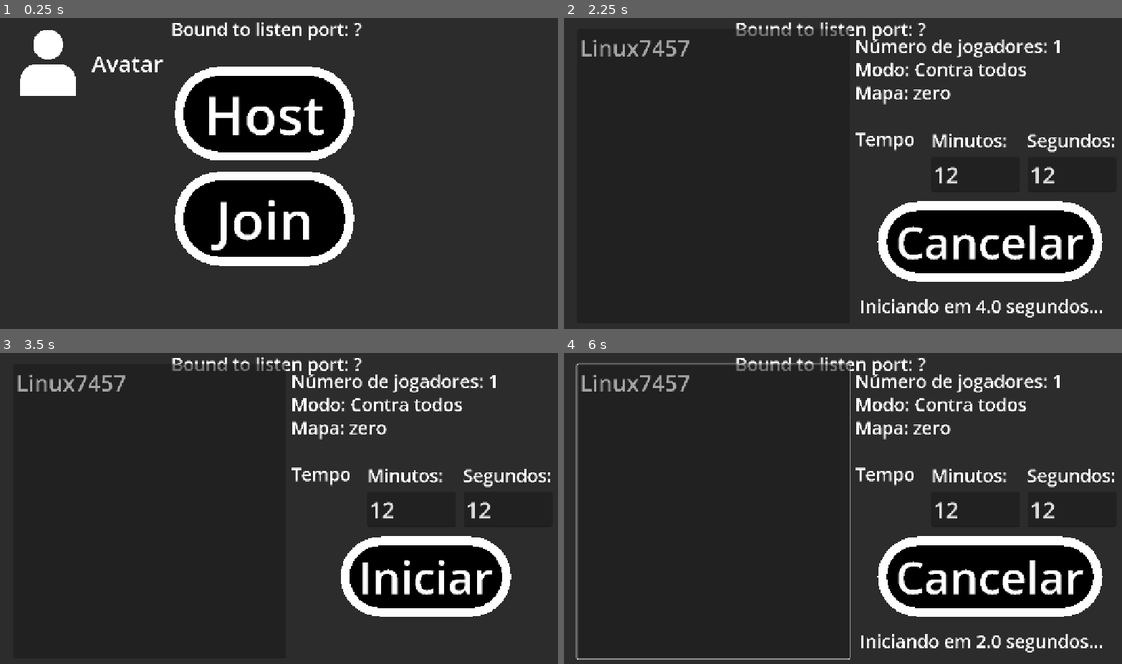
Above: before the commit, frames 1-4 (two rows, left to right).
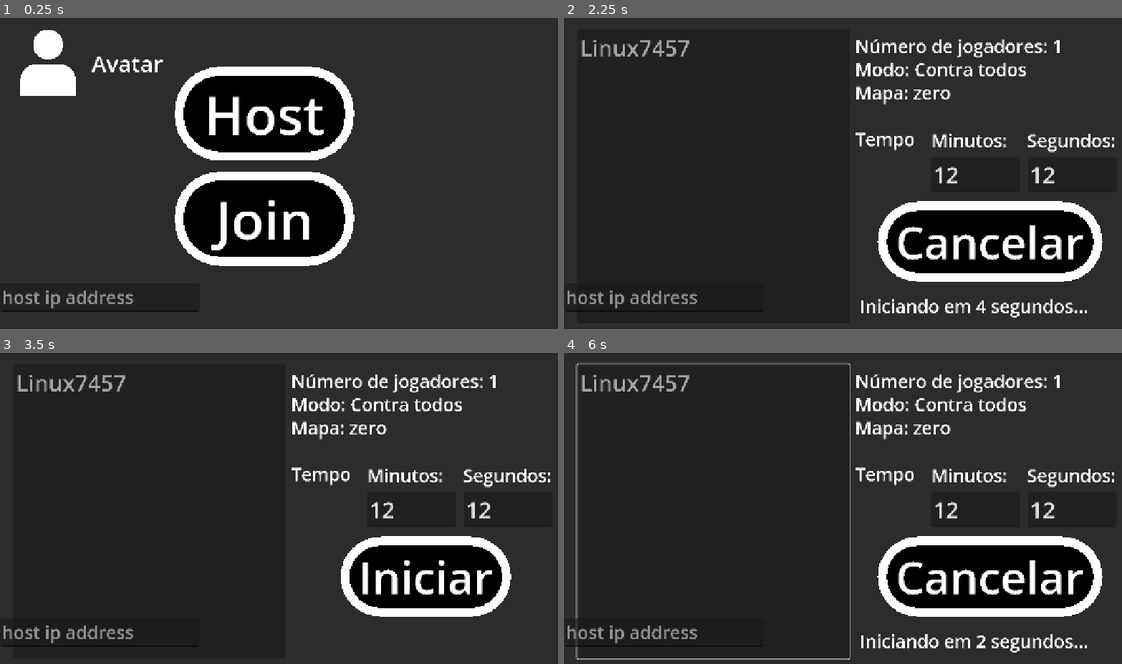
Above: after the commit, the same moments.

Repository: ruanv0/shots_circles
Game: Godot game, scene res://hub.tscn
Same seed, same stepped clock (60 frames per second), same inputs: the game is played once before the commit and once after it.
Inputs (mouse positions are in pixels of both pictures, inside the frame that each line leads up to):
- Up to frame 1 (0.25 s): no input
- Up to frame 2 (2.25 s): click "Host" at 0.5 s; click (976, 173) at 1.27 s; type "12" at 1.35 s; click (1071, 173) at 1.5 s; type "12" at 1.58 s; click "Iniciar" at 2 s
- Up to frame 3 (3.5 s): click "Cancelar" at 2.75 s
- Up to frame 4 (6 s): click "Iniciar" at 3.5 s; tap Enter at 4.25 s; move the mouse to (976, 492) at 4.27 s; click (976, 492) at 4.42 s; type "Tempo" at 5 s; tap Space at 5.75 s; drag from (736, 527) to (820, 573) at 5.77 s

The runs differ from the first frame. In frame 1, 1.2% of the frame differs, in the area x 0-65%, y 1-95%; in frame 2, 1.5%; in frame 3, 1.0%; in frame 4, 1.6%, in the area x 0-97%, y 1-97%.
Error after the commit: Out of bounds get index '1' (on base: 'PackedStringArray') (res://hub.gd:19)

Commit message:
2025.07.01.0

Diff:
--- a/character.gd
+++ b/character.gd
@@ -148,7 +148,6 @@
 			break
 
 
-@rpc("call_local", "any_peer")
 func terminar():
 	$collision_shape.set_deferred("disabled", 1)
 	if is_multiplayer_authority():
@@ -178,10 +177,10 @@
 	$timer0.start()
 
 
-@rpc("call_local", "any_peer")
+@rpc("call_local")
 func terminar_():
-	$"../../multiplayer_menu".visible = 1
 	$"..".queue_free()
+	$"../../multiplayer_menu".visible = true
 
 
 func _on_finish_timer_timeout():
--- a/character.tscn
+++ b/character.tscn
@@ -154,11 +154,11 @@
 offset_top = 120.0
 offset_right = 597.0
 offset_bottom = 720.0
+theme_override_colors/guide_color = Color(1, 1, 1, 1)
+theme_override_colors/font_outline_color = Color(1, 1, 1, 1)
+theme_override_colors/font_selected_color = Color(1, 1, 1, 1)
+theme_override_colors/font_hovered_color = Color(1, 1, 1, 1)
 theme_override_colors/font_color = Color(1, 1, 1, 1)
-theme_override_colors/font_hovered_color = Color(1, 1, 1, 1)
-theme_override_colors/font_selected_color = Color(1, 1, 1, 1)
-theme_override_colors/font_outline_color = Color(1, 1, 1, 1)
-theme_override_colors/guide_color = Color(1, 1, 1, 1)
 theme_override_font_sizes/font_size = 80
 theme_override_styles/panel = SubResource("StyleBoxEmpty_pmwch")
 
@@ -168,11 +168,11 @@
 offset_top = 120.0
 offset_right = 1410.0
 offset_bottom = 720.0
+theme_override_colors/guide_color = Color(1, 1, 1, 1)
+theme_override_colors/font_outline_color = Color(1, 1, 1, 1)
+theme_override_colors/font_selected_color = Color(1, 1, 1, 1)
+theme_override_colors/font_hovered_color = Color(1, 1, 1, 1)
 theme_override_colors/font_color = Color(1, 1, 1, 1)
-theme_override_colors/font_hovered_color = Color(1, 1, 1, 1)
-theme_override_colors/font_selected_color = Color(1, 1, 1, 1)
-theme_override_colors/font_outline_color = Color(1, 1, 1, 1)
-theme_override_colors/guide_color = Color(1, 1, 1, 1)
 theme_override_font_sizes/font_size = 80
 theme_override_styles/panel = SubResource("StyleBoxEmpty_0r1ry")
 
--- a/hub.gd
+++ b/hub.gd
@@ -1,8 +1,9 @@
 extends Node2D
 
 
-var host
 var avatar_pressed = -1
+var ip_address: String
+var host = false
 
 
 func _ready():
@@ -10,14 +11,18 @@
 	$host.position.y = ((get_viewport_rect().size.y - 250) * 0.5) / 2
 	$join.position.x = (get_viewport_rect().size.x - 500) / 2
 	$join.position.y = ((get_viewport_rect().size.y - 250) * 1.5) / 2
-	#$server_browser.setup_broadcast()
+	for ip in IP.get_local_addresses():
+		if ip != "127.0.0.1" and ip.count(".") == 3:
+			ip_address = ip
+			break
+	$your_ip_address.text = ip_address
+	$host_ip_address.text = ip_address.split(".")[0] + "." + ip_address.split(".")[1] + "." + ip_address.split(".")[2] + "."
 
 
 func _on_host_pressed():
+	$multiplayer_menu.visible = true
 	host = true
-	$multiplayer_menu.visible = true
-	print($multiplayer_menu.visible)
-	$multiplayer_menu.host_game()
+	$multiplayer_menu.host_game(host)
 	$host.visible = false
 	$join.visible = false
 	$avatar.visible = false
@@ -25,9 +30,8 @@
 
 
 func _on_join_pressed():
-	host = false
 	$multiplayer_menu.visible = true
-	$multiplayer_menu.host_game()
+	$multiplayer_menu.host_game(false)
 	$host.visible = false
 	$join.visible = false
 	$avatar.visible = false
--- a/hub.tscn
+++ b/hub.tscn
@@ -1,8 +1,7 @@
-[gd_scene load_steps=13 format=3 uid="uid://3ow5m0minlt2"]
+[gd_scene load_steps=12 format=3 uid="uid://3ow5m0minlt2"]
 
-[ext_resource type="Script" path="res://hub.gd" id="1_p106a"]
+[ext_resource type="Script" uid="uid://ccksy768j568l" path="res://hub.gd" id="1_p106a"]
 [ext_resource type="Texture2D" uid="uid://cgdn7qj8ykm6" path="res://avatar_normal.png" id="2_kt6ty"]
-[ext_resource type="Script" path="res://server_browser.gd" id="3_dvvyh"]
 [ext_resource type="PackedScene" uid="uid://dvhwxhu7xcdm" path="res://multiplayer_menu.tscn" id="4_fwqlr"]
 
 [sub_resource type="StyleBoxFlat" id="StyleBoxFlat_pudd0"]
@@ -80,16 +79,16 @@
 script = ExtResource("1_p106a")
 
 [node name="host" type="Button" parent="."]
-offset_left = 420.0
+offset_left = 440.0
 offset_top = 149.0
-offset_right = 820.0
+offset_right = 840.0
 offset_bottom = 359.0
 theme_override_colors/font_hover_pressed_color = Color(1, 1, 1, 1)
 theme_override_colors/font_hover_color = Color(1, 1, 1, 1)
+theme_override_colors/font_outline_color = Color(1, 1, 1, 1)
+theme_override_colors/font_color = Color(1, 1, 1, 1)
+theme_override_colors/font_focus_color = Color(1, 1, 1, 1)
 theme_override_colors/font_pressed_color = Color(1, 1, 1, 1)
-theme_override_colors/font_focus_color = Color(1, 1, 1, 1)
-theme_override_colors/font_color = Color(1, 1, 1, 1)
-theme_override_colors/font_outline_color = Color(1, 1, 1, 1)
 theme_override_font_sizes/font_size = 120
 theme_override_styles/focus = SubResource("StyleBoxFlat_pudd0")
 theme_override_styles/hover = SubResource("StyleBoxFlat_jlpum")
@@ -98,16 +97,16 @@
 text = "Host"
 
 [node name="join" type="Button" parent="."]
-offset_left = 432.0
+offset_left = 440.0
 offset_top = 376.0
-offset_right = 832.0
+offset_right = 840.0
 offset_bottom = 586.0
 theme_override_colors/font_hover_pressed_color = Color(1, 1, 1, 1)
 theme_override_colors/font_hover_color = Color(1, 1, 1, 1)
+theme_override_colors/font_outline_color = Color(1, 1, 1, 1)
+theme_override_colors/font_color = Color(1, 1, 1, 1)
+theme_override_colors/font_focus_color = Color(1, 1, 1, 1)
 theme_override_colors/font_pressed_color = Color(1, 1, 1, 1)
-theme_override_colors/font_focus_color = Color(1, 1, 1, 1)
-theme_override_colors/font_color = Color(1, 1, 1, 1)
-theme_override_colors/font_outline_color = Color(1, 1, 1, 1)
 theme_override_font_sizes/font_size = 120
 theme_override_styles/focus = SubResource("StyleBoxFlat_qdmn2")
 theme_override_styles/hover = SubResource("StyleBoxFlat_gmjeq")
@@ -129,27 +128,23 @@
 theme_override_font_sizes/font_size = 50
 text = "Avatar"
 
-[node name="server_browser" type="Control" parent="."]
-layout_mode = 3
-anchors_preset = 0
-offset_right = 40.0
-offset_bottom = 40.0
-script = ExtResource("3_dvvyh")
-
-[node name="broadcast_timer" type="Timer" parent="server_browser"]
-
-[node name="Label" type="Label" parent="server_browser"]
-layout_mode = 0
-offset_left = 382.0
-offset_top = 6.0
-offset_right = 422.0
-offset_bottom = 29.0
-theme_override_font_sizes/font_size = 40
-text = "Bound to listen port: ?"
-
 [node name="multiplayer_menu" parent="." instance=ExtResource("4_fwqlr")]
 visible = false
 
+[node name="host_ip_address" type="LineEdit" parent="."]
+offset_top = 602.0
+offset_right = 445.0
+offset_bottom = 665.0
+theme_override_font_sizes/font_size = 40
+placeholder_text = "host ip address"
+
+[node name="your_ip_address" type="Label" parent="."]
+custom_minimum_size = Vector2(0.025, 0)
+offset_top = 665.0
+offset_right = 298.0
+offset_bottom = 720.0
+theme_override_font_sizes/font_size = 40
+text = "your ip address"
+
 [connection signal="pressed" from="host" to="." method="_on_host_pressed"]
 [connection signal="pressed" from="join" to="." method="_on_join_pressed"]
-[connection signal="timeout" from="server_browser/broadcast_timer" to="server_browser" method="_on_broadcast_timer_timeout"]
--- a/multiplayer_menu.gd
+++ b/multiplayer_menu.gd
@@ -1,7 +1,6 @@
 extends Control
 
 
-var host
 var connected_peer_ids = []
 var peer_colors = []
 var peer_names = []
@@ -12,9 +11,8 @@
 	pass
 
 
-func host_game() -> void:
-	host = $"..".host
-	if host:
+func host_game(is_host: bool) -> void:
+	if is_host:
 		var peer = ENetMultiplayerPeer.new()
 		peer.create_server(54822)
 		multiplayer.multiplayer_peer = peer
@@ -24,13 +22,13 @@
 				add_previously_connected_players.rpc_id(new_peer_id, connected_peer_ids, peer_colors, peer_names)
 				add_myself.rpc_id(new_peer_id, new_peer_id)
 		)
-		$iniciar.visible = 1
-		$tempo_host.visible = 1
-	elif not host:
+		$iniciar.visible = true
+		$tempo_host.visible = true
+	elif not is_host:
 		var peer = ENetMultiplayerPeer.new()
-		peer.create_client("127.0.0.1", 54822)
+		peer.create_client($"../host_ip_address".text, 54822)
 		multiplayer.multiplayer_peer = peer
-		$tempo_client.visible = 1
+		$tempo_client.visible = true
 		$tempo_client.text = "Tempo:" + str(floori(tempo / 60.0)) + ":" + str(tempo % 60)
 
 
@@ -73,27 +71,29 @@
 
 func _process(_delta):
 	if $iniciando.visible:
-		$iniciando.text = "Iniciando em " + str(floor($timer.time_left)) + " segundos..."
+		$iniciando.text = "Iniciando em " + str(floori($timer.time_left)) + " segundos..."
 
 
 @rpc("call_local")
 func carregar():
 	add_sibling(load("res://zero.tscn").instantiate())
 	$"../zero/game_timer".start(tempo)
-	$iniciando.visible = 0
-	$cancelar.visible = 0
-	$iniciar.visible = 1
+	$iniciando.visible = false
+	if $"..".host:
+		$cancelar.visible = false
+		$iniciar.visible = true
+	visible = false
 
 
 @rpc("call_local")
 func iniciar():
-	$iniciando.visible = 1
+	$iniciando.visible = true
 	$timer.start()
 
 
 @rpc("call_local")
 func cancelar():
-	$iniciando.visible = 0
+	$iniciando.visible = false
 	$timer.stop()
 
 
@@ -119,14 +119,14 @@
 func _on_iniciar_pressed():
 	time_text()
 	iniciar.rpc()
-	$iniciar.visible = 0
-	$cancelar.visible = 1
+	$iniciar.visible = false
+	$cancelar.visible = true
 
 
 func _on_cancelar_pressed():
 	cancelar.rpc()
-	$iniciar.visible = 1
-	$cancelar.visible = 0
+	$iniciar.visible = true
+	$cancelar.visible = false
 
 
 @rpc("call_remote")
--- a/player_info.gd
+++ b/player_info.gd
@@ -8,36 +8,35 @@
 
 
 func save():
-  var save_dict = {
-    "language": language,
-    "user_name": user_name,
-    "cor": cor
-  }
-  var file = FileAccess.open(save_path, FileAccess.WRITE)
-  var json_string = JSON.stringify(save_dict)
-  file.store_line(json_string)
+	var save_dict = {
+		"language": language,
+		"user_name": user_name,
+		"cor": cor
+	}
+	var file = FileAccess.open(save_path, FileAccess.WRITE)
+	var json_string = JSON.stringify(save_dict)
+	file.store_line(json_string)
 
 
 
 func load_data():
-  var file = FileAccess.open(save_path, FileAccess.READ)
-  while file.get_position() < file.get_length():
-    var json_string = file.get_line()
-    var json = JSON.new()
-    json.parse(json_string)
-    var node_data = json.get_data()
-    language = node_data["language"]
-    cor = int(node_data["cor"])
-    user_name = node_data["user_name"]
-
+	var file = FileAccess.open(save_path, FileAccess.READ)
+	while file.get_position() < file.get_length():
+		var json_string = file.get_line()
+		var json = JSON.new()
+		json.parse(json_string)
+		var node_data = json.get_data()
+		language = node_data["language"]
+		cor = int(node_data["cor"])
+		user_name = node_data["user_name"]
 
 
 func _ready():
-  if not FileAccess.file_exists(save_path):
-    var random = RandomNumberGenerator.new().randi_range(0, 9999)
-    language = OS.get_locale_language()
-    cor = 0
-    user_name = OS.get_name() + str(random)
-    save()
-  else:
-    load_data()
+	if not FileAccess.file_exists(save_path):
+		var random = RandomNumberGenerator.new().randi_range(0, 9999)
+		language = OS.get_locale_language()
+		cor = 0
+		user_name = OS.get_name() + str(random)
+		save()
+	else:
+		load_data()
--- a/project.godot
+++ b/project.godot
@@ -12,7 +12,7 @@
 
 config/name="tiro_circulos"
 run/main_scene="res://hub.tscn"
-config/features=PackedStringArray("4.3", "GL Compatibility")
+config/features=PackedStringArray("4.4", "GL Compatibility")
 config/icon="res://background.png"
 
 [autoload]
@@ -23,6 +23,7 @@
 
 window/size/viewport_width=1280
 window/size/viewport_height=720
+window/size/mode=2
 window/stretch/mode="canvas_items"
 
 [filesystem]
--- a/server_browser.gd
+++ /dev/null
@@ -1,76 +0,0 @@
-extends Control
-
-
-signal found_server
-signal server_removed
-
-var broadcast_timer : Timer
-var room_info = {"name": "", "player_count": 0}
-var broadcaster : PacketPeerUDP
-var listener : PacketPeerUDP
-@export var broadcast_port : int = 54823
-@export var broadcast_address : String = "192.168.100.255"
-@export var listen_port : int = 54822
-
-# Called when the node enters the scene tree for the first time.
-func _ready() -> void:
-	#broadcast_timer = $broadcast_timer
-	#setup()
-	pass
-
-
-"""func _process(delta: float) -> void:
-	if listener.get_available_packet_count() > 0:
-		var serverip = listener.get_packet_ip()
-		var serverport = listener.get_packet_port()
-		var bytes = listener.get_packet()
-		var data = bytes.get_string_from_utf8()
-		room_info = JSON.parse_string(data)
-		print("serverip -> ", serverip)
-		print("serverport -> ", serverport)
-		print("room_info -> ", room_info)"""
-
-
-func setup() -> void:
-	listener = PacketPeerUDP.new()
-	var ok = listener.bind(listen_port)
-	if ok == OK:
-		print("Bound to listen port " + str(listen_port) + " successful.")
-	else:
-		print("Failed to bind to listen port " + str(listen_port) + ".")
-
-
-func setup_broadcast():
-	room_info.name = player_info.user_name
-	room_info.player_count = len($"../multiplayer_menu".connected_peer_ids)
-	broadcaster = PacketPeerUDP.new()
-	broadcaster.set_broadcast_enabled(true)
-	broadcaster.set_dest_address(broadcast_address, broadcast_port)
-	var ok = broadcaster.bind(broadcast_port)
-	if ok == OK:
-		print("Bound to broadcast port " + str(broadcast_port) + " successful.")
-		$Label.text = "Bound to listen port: true"
-	else:
-		print("Failed to bind to broadcast port " + str(broadcast_port) + ".")
-		$Label.text = "Bound to listen port: false"
-	$broadcast_timer.start()
-
-
-func _on_broadcast_timer_timeout() -> void:
-	pass
-	"""print("Broadcasting game!")
-	room_info.player_count = len($"../multiplayer_menu".connected_peer_ids)
-	var data = JSON.stringify(room_info)
-	var packet = data.to_utf8_buffer()
-	broadcaster.put_packet(packet)"""
-
-
-func clean_up() -> void:
-	listener.close()
-	$broadcast_timer.stop()
-	if broadcaster != null:
-		broadcaster.close()
-
-
-func _exit_tree() -> void:
-	clean_up()
--- a/tilemap.tscn
+++ b/tilemap.tscn
@@ -6,24 +6,14 @@
 texture = ExtResource("1_exmoh")
 texture_region_size = Vector2i(300, 300)
 2:1/0 = 0
-2:1/0/physics_layer_0/linear_velocity = Vector2(0, 0)
-2:1/0/physics_layer_0/angular_velocity = 0.0
 2:1/0/physics_layer_0/polygon_0/points = PackedVector2Array(150.815, 150.1, -149.655, 150.099, -150.049, -149.943, 150.1, -150.173)
 1:1/0 = 0
-1:1/0/physics_layer_0/linear_velocity = Vector2(0, 0)
-1:1/0/physics_layer_0/angular_velocity = 0.0
 1:1/0/physics_layer_0/polygon_0/points = PackedVector2Array(-150.1, 150.815, 149.943, -150.049, 150.173, 150.1)
 0:1/0 = 0
-0:1/0/physics_layer_0/linear_velocity = Vector2(0, 0)
-0:1/0/physics_layer_0/angular_velocity = 0.0
 0:1/0/physics_layer_0/polygon_0/points = PackedVector2Array(150.815, 150.1, -149.655, 150.099, -150.015, -150.927)
 0:0/0 = 0
-0:0/0/physics_layer_0/linear_velocity = Vector2(0, 0)
-0:0/0/physics_layer_0/angular_velocity = 0.0
 0:0/0/physics_layer_0/polygon_0/points = PackedVector2Array(-151.261, -150.345, 150, -150, 146.486, 160.766)
 1:0/0 = 0
-1:0/0/physics_layer_0/linear_velocity = Vector2(0, 0)
-1:0/0/physics_layer_0/angular_velocity = 0.0
 1:0/0/physics_layer_0/polygon_0/points = PackedVector2Array(-150.1, 150.815, -150.099, -149.655, 150.927, -150.015)
 
 [sub_resource type="TileSet" id="TileSet_yemhc"]
--- a/zero.tscn
+++ b/zero.tscn
@@ -207,10 +207,15 @@
 	spawnpoints_used[31] = false
 
 
-func _on_game_timer_timeout():
+@rpc(\"call_local\", \"any_peer\")
+func finish_game():
 	for i in get_children():
 		if i is CharacterBody2D:
 			i.terminar()
+
+
+func _on_game_timer_timeout():
+	finish_game.rpc()
 "
 
 [sub_resource type="TileSetAtlasSource" id="TileSetAtlasSource_6q2x6"]
Not shown, changed: UbuntuSansMono-VariableFont_wght.ttf.import
Not shown, added: avatar.gd.uid
Not shown: 1 places in avatar.tscn that only renumber resources
Not shown, added: bala.gd.uid
Not shown: 1 places in bala.tscn that only renumber resources
Not shown, added: character.gd.uid
Not shown: 1 places in character.tscn that only renumber resources
Not shown, added: hub.gd.uid
Not shown, added: joystick_andar.gd.uid
Not shown: 1 places in joystick_andar.tscn that only renumber resources
Not shown, added: joystick_atirar.gd.uid
Not shown: 1 places in joystick_atirar.tscn that only renumber resources
(and 3 more such lines)
